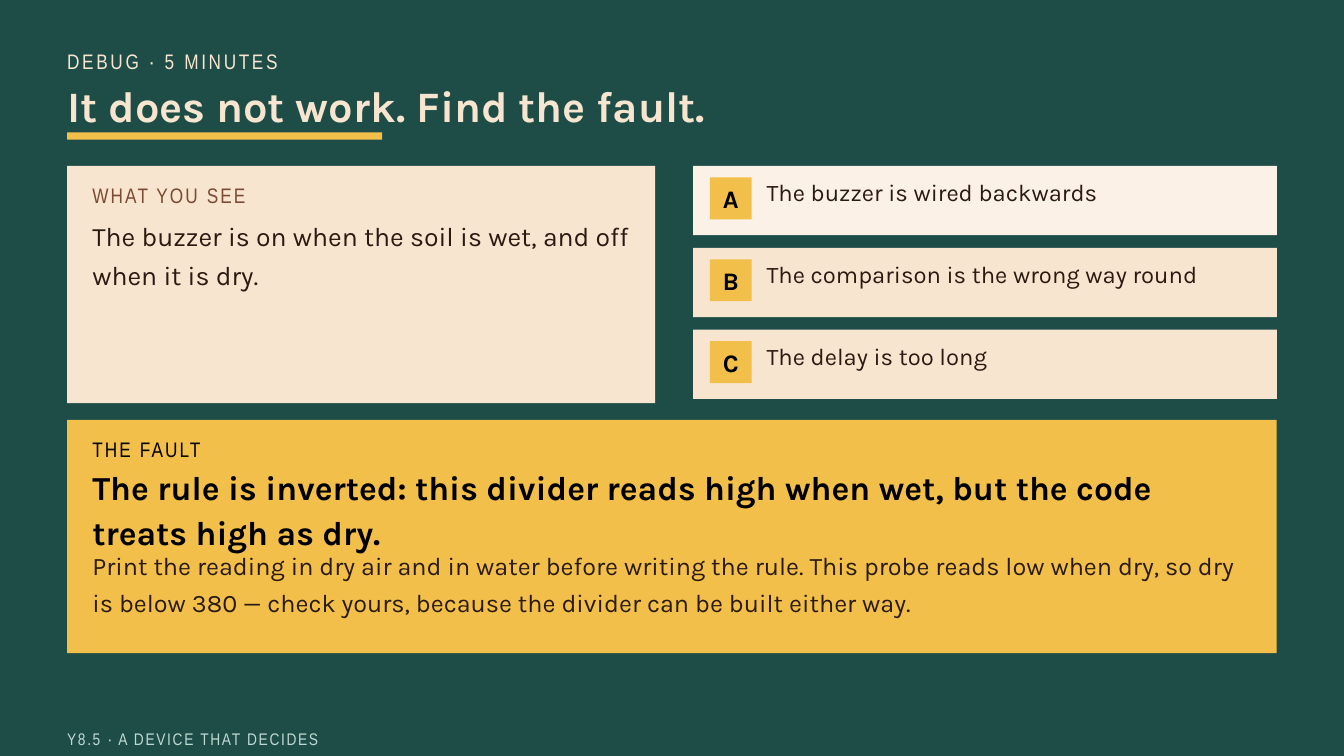
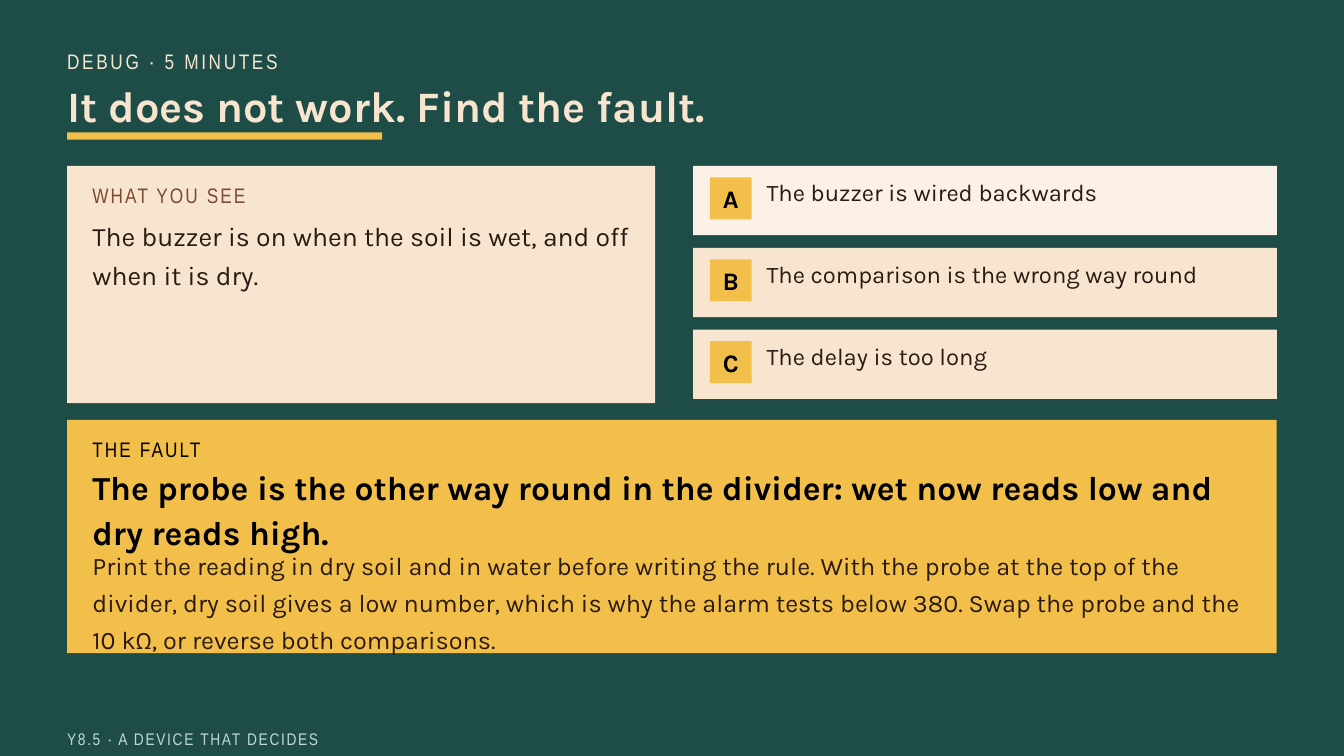
Before and after one commit to beatsaway/luacslides, a slide deck: slide 9 of v2026/Y8-5-A-device-that-decides.pptx. Drawn at 1344x756 pixels with LibreOffice and Linux fonts; fonts in the diff are those of the drawing. Boxes give left, top, right and bottom in pixels: in the first picture for what was removed or moved away, otherwise in the second. Text is boxed around its words. In the diff, an @@ line names an element or a change of style, - is before the commit and + after.

```diff
--- a/v2026/Y8-5-A-device-that-decides.pptx
+++ b/v2026/Y8-5-A-device-that-decides.pptx
@@ text at bbox=[92, 476, 1212, 554]: text changed @@
-The rule is inverted: this divider reads high when wet, but the code treats high as dry.
+The probe is the other way round in the divider: wet now reads low and dry reads high.
@@ text at bbox=[92, 553, 1240, 655]: text changed @@
-Print the reading in dry air and in water before writing the rule. This probe reads low when dry, so dry is below 380 — check yours, because the divider can be built either way.
+Print the reading in dry soil and in water before writing the rule. With the probe at the top of the divider, dry soil gives a low number, which is why the alarm tests below 380. Swap the probe and the 10 kΩ, or reverse both comparisons.
```
Also in this commit, not shown: 34 other files.
